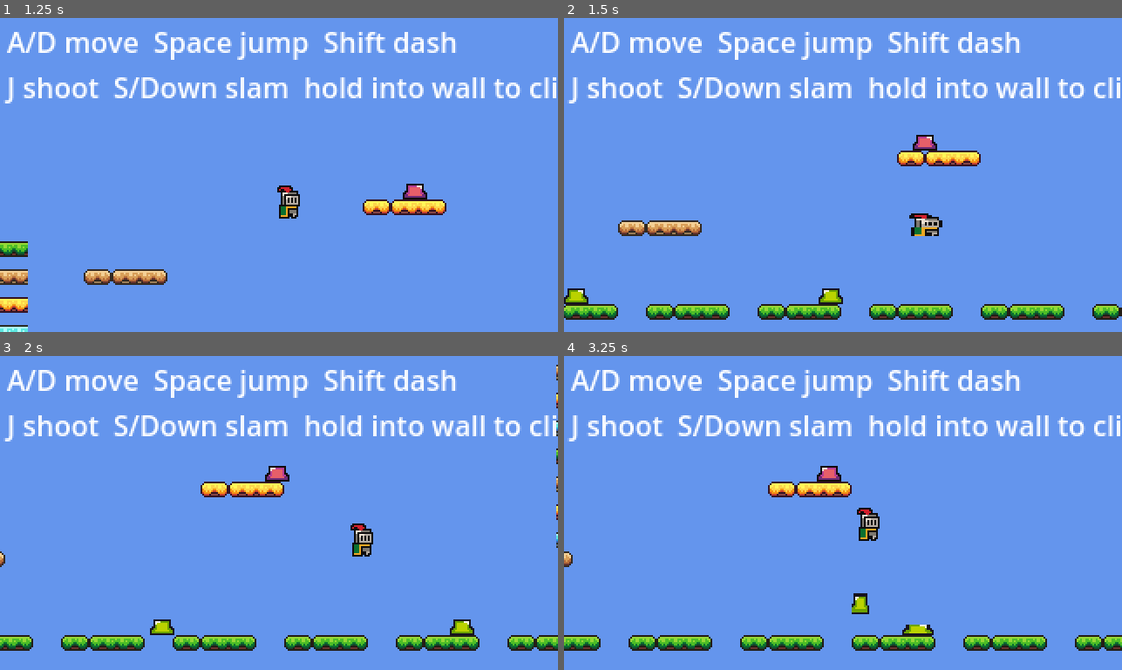
Above: before the commit, frames 1-4 (two rows, left to right).
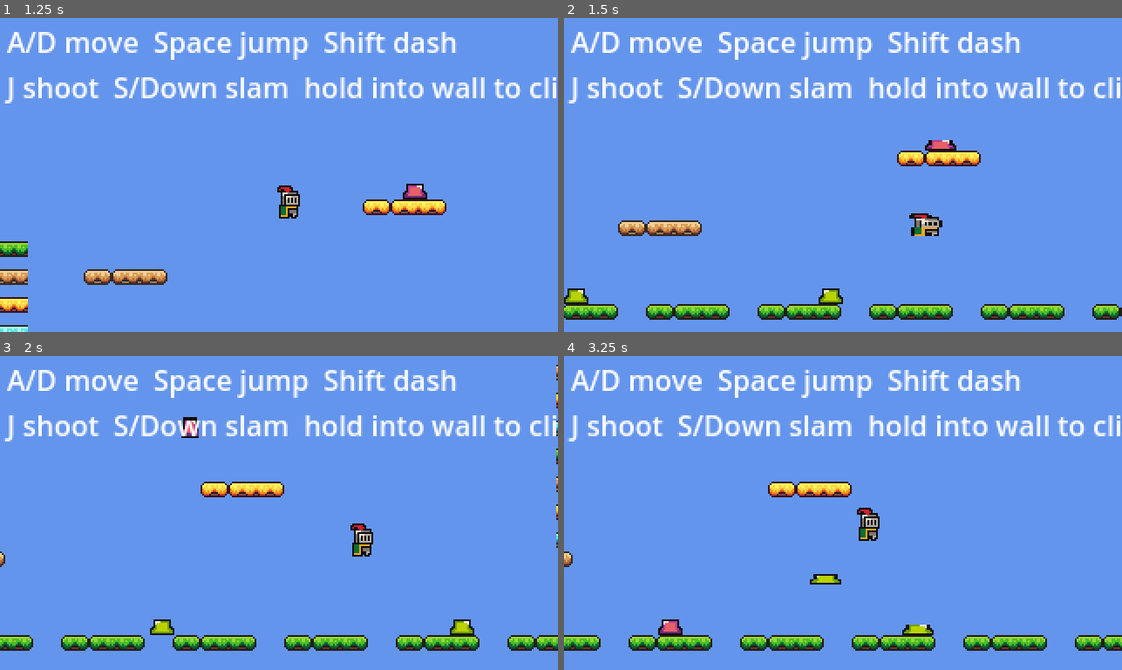
Above: after the commit, the same moments.

Repository: SolutionsByCarson/ScratchPad
Game: Godot game, scene res://scenes/main.tscn
The game is run twice, just before and just after one commit, with the same random seed, the same clock (stepped at 60 frames per second) and the same inputs.
Inputs:
- Up to frame 1 (1.25 s): hold D (move_right) from 0.53 s (still down); tap Space (jump) at 0.6, 0.77, 1.07 s
- Up to frame 2 (1.5 s): keep holding D (move_right); tap Shift (dash) at 1.35 s
- Up to frame 3 (2 s): keep holding D (move_right); tap Space (jump) at 1.52, 1.55, 1.82 s
- Up to frame 4 (3.25 s): release D (move_right) at 2.03 s; hold A (move_left) 2.03-2.78 s; tap J (shoot) at 2.1 s; tap Space (jump) at 2.3, 3.02, 3.05 s; hold D (move_right) from 2.78 s (still down); tap S (slam) at 2.85 s

Frame 1 is identical in both runs. In frame 2, 0.3% of the frame differs, in the area x 62-71%, y 37-43%; in frame 3, 0.3%; in frame 4, 0.7%, in the area x 16-55%, y 35-89%.

Commit message:
Slimes can jump off platforms and fall to ground below
Removed the pre-jump landing prediction. Slime now always commits to
the jump if the player is in JUMP_ATTACK_DISTANCE. Walking off
platforms (wander/chase) is still blocked — only jump-attacks can
leave a platform.

JUMP descent now uses continuous ground detection via
_ground_y_below(x, from_y): casts an 800px downward ray from above
the slime, returns the y of the first surface hit. When falling and
the slime's feet (position.y + GROUND_OFFSET = +12) reach or pass
that surface, snap there, set velocity to zero, update _initial_x
and _initial_y to the new resting spot (so future wander/chase
treats the new position as home), and transition to LAND.

Net behavior: a slime on Platform2 can leap horizontally past the
platform edge toward the player; it falls through air until reaching
the floor below; it then continues to chase/wander from its new
ground position. Matches the player's "fall when off platform"
physics.

Co-Authored-By: Claude Opus 4.7 (1M context) <noreply@anthropic.com>

Diff:
--- a/scripts/slime.gd
+++ b/scripts/slime.gd
@@ -13,8 +13,7 @@
 const JUMP_VELOCITY_X := 110.0
 const JUMP_VELOCITY_Y := -180.0
 const GRAVITY := 600.0
-const JUMP_AIR_TIME := 2.0 * 180.0 / 600.0  # 0.6s — time from launch to landing
-const JUMP_LANDING_DISTANCE := JUMP_VELOCITY_X * JUMP_AIR_TIME  # ~66px horizontal
+const GROUND_OFFSET := 12.0  # slime center y + this = floor surface y
 const WIND_UP_DURATION := 0.35
 const LAND_RECOVER_DURATION := 0.25
 const WORLD_MIN_X := 16.0
@@ -74,16 +73,11 @@
 				_state = State.WANDER
 				_pick_new_wander_direction()
 			elif absf(dx) < JUMP_ATTACK_DISTANCE:
-				var prospective_dir: float = signf(dx) if dx != 0.0 else _facing_sign()
-				var landing_x: float = position.x + prospective_dir * JUMP_LANDING_DISTANCE
-				if is_floating or _has_ground_at(landing_x):
-					_state = State.WIND_UP
-					_state_timer = WIND_UP_DURATION
-					_jump_dir = prospective_dir
-					if _jump_dir != 0.0:
-						sprite.flip_h = _jump_dir < 0.0
-				else:
-					_do_chase(delta, dx)
+				_state = State.WIND_UP
+				_state_timer = WIND_UP_DURATION
+				_jump_dir = signf(dx) if dx != 0.0 else _facing_sign()
+				if _jump_dir != 0.0:
+					sprite.flip_h = _jump_dir < 0.0
 			else:
 				_do_chase(delta, dx)
 		State.WIND_UP:
@@ -95,11 +89,15 @@
 			position.x += _jump_dir * JUMP_VELOCITY_X * delta
 			_velocity_y += GRAVITY * delta
 			position.y += _velocity_y * delta
-			if _velocity_y > 0.0 and position.y >= _initial_y:
-				position.y = _initial_y
-				_velocity_y = 0.0
-				_state = State.LAND
-				_state_timer = LAND_RECOVER_DURATION
+			if _velocity_y > 0.0:
+				var ground_y: float = _ground_y_below(position.x, position.y - 8.0)
+				if ground_y != INF and position.y + GROUND_OFFSET >= ground_y:
+					position.y = ground_y - GROUND_OFFSET
+					_velocity_y = 0.0
+					_initial_x = position.x
+					_initial_y = position.y
+					_state = State.LAND
+					_state_timer = LAND_RECOVER_DURATION
 		State.LAND:
 			_state_timer -= delta
 			if _state_timer <= 0.0:
@@ -160,6 +158,19 @@
 	return not hit.is_empty()
 
 
+func _ground_y_below(x: float, from_y: float) -> float:
+	var space := get_world_2d().direct_space_state
+	var origin: Vector2 = Vector2(x, from_y)
+	var target: Vector2 = origin + Vector2(0.0, 800.0)
+	var query := PhysicsRayQueryParameters2D.create(origin, target)
+	query.collide_with_areas = false
+	var hit: Dictionary = space.intersect_ray(query)
+	if hit.is_empty():
+		return INF
+	var hit_pos: Vector2 = hit.position
+	return hit_pos.y
+
+
 func _pick_new_wander_direction() -> void:
 	_wander_change_left = randf_range(1.0, 3.0)
 	var choices: Array[int] = [-1, 0, 1]
